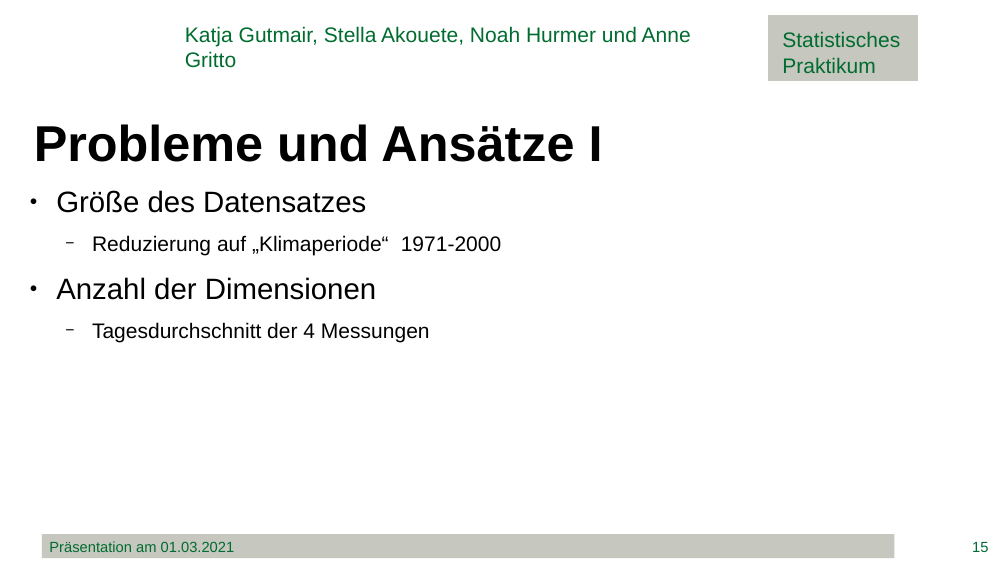
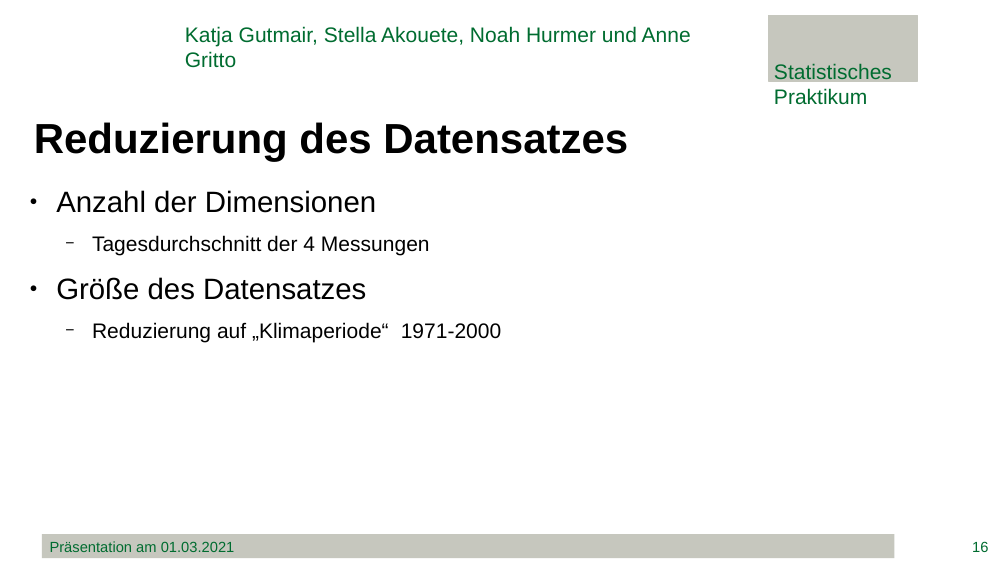
Before and after one commit to minimops/weatherFrog, a slide deck: slide 16 of documentation/ppt/Präsentation.pptx (slide 15 before the commit). Drawn at 1008x567 pixels with LibreOffice and Linux fonts; fonts in the diff are those of the drawing; background and template pictures are left out. Boxes give left, top, right and bottom in pixels: in the first picture for what was removed or moved away, otherwise in the second. Text is boxed around its words. In the diff, an @@ line names an element or a change of style, - is before the commit and + after.

```diff
--- a/documentation/ppt/Präsentation.pptx
+++ b/documentation/ppt/Präsentation.pptx
@@ text at (x1=774, y1=63, x2=892, y2=105): text changed @@
-Statistisches
-Praktikum
+Statistisches Praktikum
@@ text at (x1=34, y1=122, x2=628, y2=162): text changed; size 48 to 40 pt @@
-Probleme und Ansätze I
+Reduzierung des Datensatzes
@@ text at (x1=56, y1=190, x2=430, y2=255): paragraphs added @@
+● Anzahl der Dimensionen
+  − Tagesdurchschnitt der 4 Messungen
@@ text at (x1=56, y1=277, x2=430, y2=343): paragraphs removed @@
-● Anzahl der Dimensionen
-  − Tagesdurchschnitt der 4 Messungen
```
Also in this commit, not shown: 31 other slides changed, 9 slides added, 7 slides removed, 2 other files.
